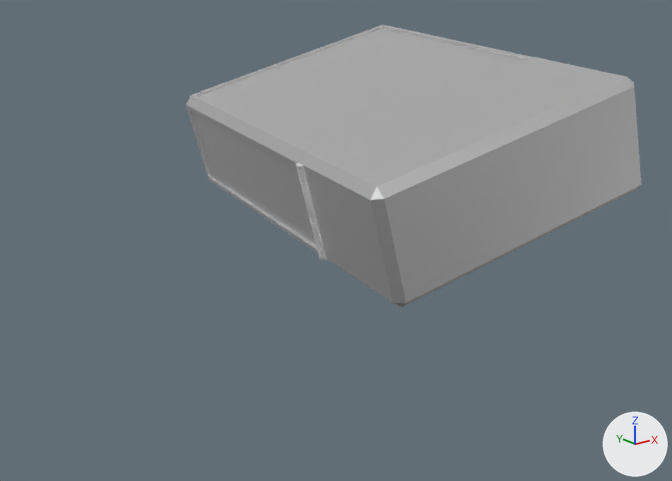
One commit to the FBX model Brackeys-Game-Jam Unity/Assets/Resources/Player/Lighter.fbx: the scene before it, then after it.
Before and after are seen from a camera (50 mm lens) standing at (-1.1078, -0.2692, -0.0351) and looking at (-0.9683, -0.0948, -0.1049). Lighting does not change. The marker at lower right points along +X, +Y and +Z. Where no turn or scale is listed for an object, it has been applied to the vertices.

Objects in the first picture: 'Body', 'Bolt Left', 'Lid'.
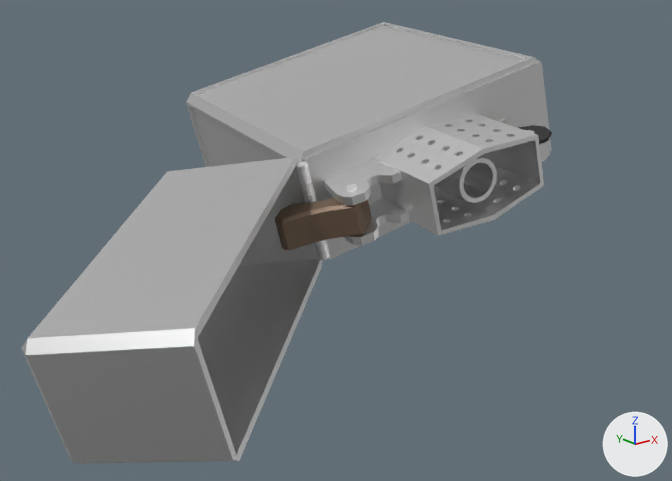
The newer file is also turned or shifted as a whole; pictures and numbers use the older file's frame.

Location of each change, (x1, y1, x2, y2) in pixels of the pictures (672 x 481 px):
'Lid.001', added
    after: (21, 157, 322, 464)
'Lid', deleted
    before: (298, 57, 641, 307)
'Bracket Left.001', added (brown)
    after: (275, 198, 372, 250)
'Head', unchanged, uncovered by the edit
    after: (374, 114, 544, 236)
'Bracket Middle', unchanged, uncovered by the edit
    after: (324, 160, 409, 245)

The change, as a diff of the scene's bpy script:
```diff
--- a/Brackeys-Game-Jam Unity/Assets/Resources/Player/Lighter.fbx.py
+++ b/Brackeys-Game-Jam Unity/Assets/Resources/Player/Lighter.fbx.py
@@ me_cube_008 @@
+me_cube_008.from_pydata(...)  # 28 vertices, 30 faces; spans x -0.1245..-0.0433, y -0.1127..-0.0417, z -0.0483..-0.0001
+me_cube_008.materials.append(mat_body_mat)  # light grey #dddddd
@@ me_cube_018 @@
+me_cube_018.from_pydata(...)  # 88 vertices, 90 faces; spans x -0.0598..-0.0377, y -0.0833..-0.0674, z -0.0207..-0.0078
+me_cube_018.materials.append(mat_bracket_left_mat)  # brown #7f6a57
@@ ob_lid @@
-ob_lid = bpy.data.objects.new('Lid', me_cube_006)
-ob_lid.location = (-0.9441, 0.12, -1.0606)
@@ ob_lid_001 @@
+ob_lid_001 = bpy.data.objects.new('Lid.001', me_cube_008)
+ob_lid_001.location = (-0.9319, -0.0305, -0.0805)
@@ ob_bracket_left_001 @@
+ob_bracket_left_001 = bpy.data.objects.new('Bracket Left.001', me_cube_018)
+ob_bracket_left_001.location = (-0.9319, -0.0305, -0.0805)
```
